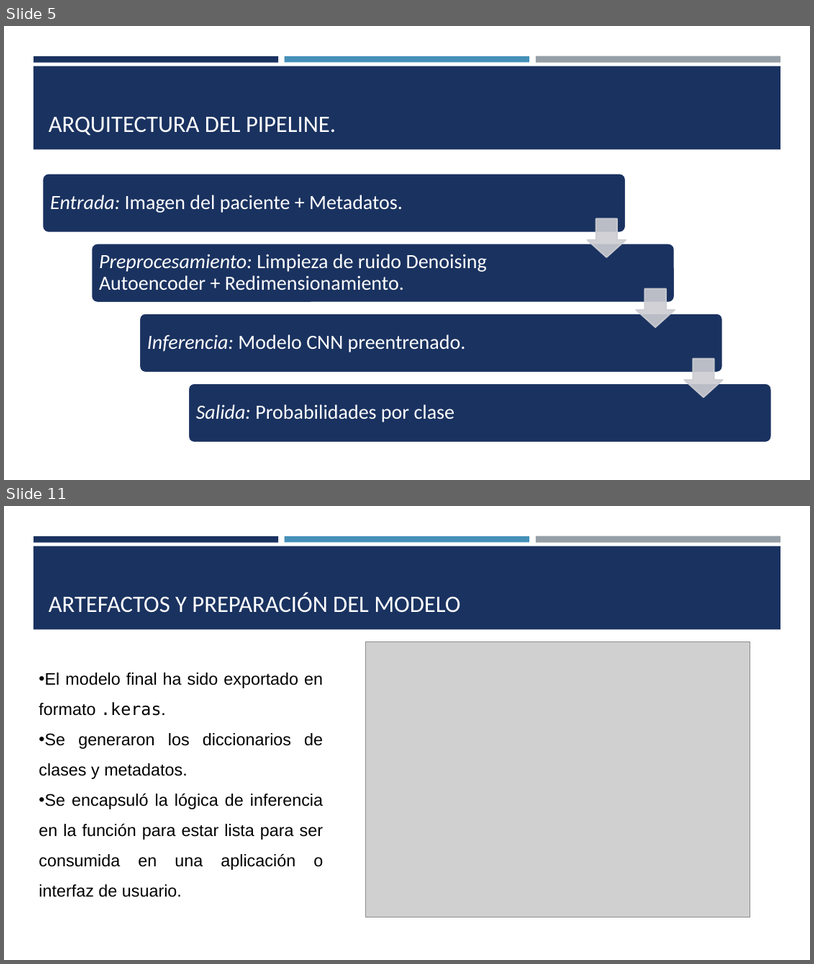
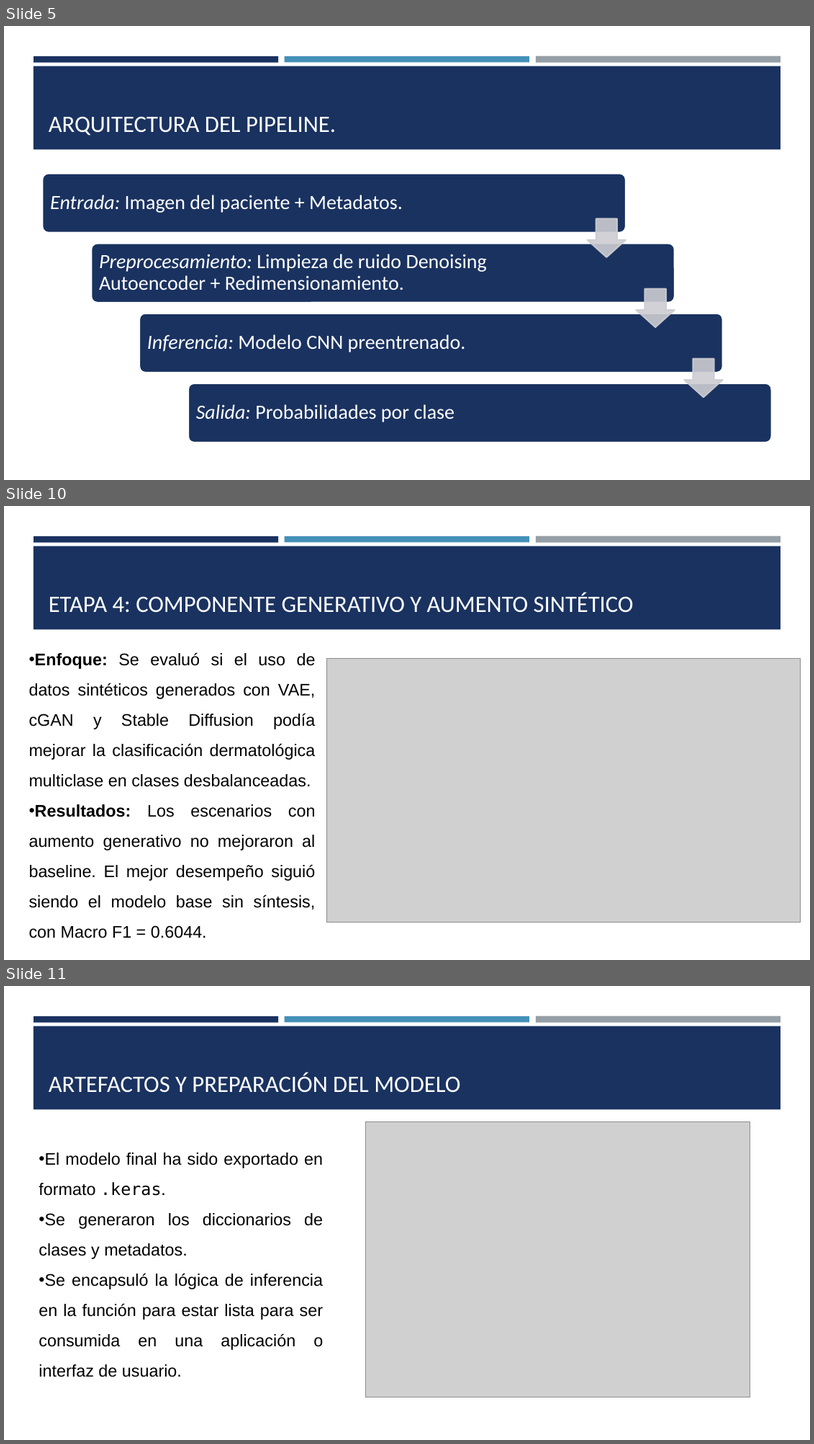
Before and after one commit to diegoaraniva/skin-diseases-dl-project, a slide deck: Presentación Skin Diseases.pptx. Shown one above the other, each under a label of ours: slides 5 and 11 before the commit, slides 5, 10 and 11 after it; the slides between them are not shown. The pictures are 814x964 and 814x1444 pixels, drawn with LibreOffice and Linux fonts; fonts in the diff are those of the drawing; grey boxes stand for pictures. Boxes give left, top, right and bottom in pixels: in the first picture for what was removed or moved away, otherwise in the second. Text is boxed around its words. In the diff, an @@ line names an element or a change of style, - is before the commit and + after.

```diff
--- a/Presentación Skin Diseases.pptx
+++ b/Presentación Skin Diseases.pptx
@@ slide 10 added at [4,506,810,960], background #FFFFFF; not listed: 4 template elements that a slide beside it also shows @@
@@ title added at [49,592,634,613], 28 pt, text #FFFFFF @@
+ETAPA 4: COMPONENTE GENERATIVO Y AUMENTO SINTÉTICO
@@ text added at [29,652,316,938], 20 pt, text #000000 @@
+• Enfoque: Se evaluó si el uso de datos sintéticos generados con VAE, cGAN y Stable Diffusion podía mejorar la clasificación dermatológica multiclase en clases desbalanceadas.
+• Resultados: Los escenarios con aumento generativo no mejoraron al baseline. El mejor desempeño siguió siendo el modelo base sin síntesis, con Macro F1 = 0.6044.
@@ picture added at [327,659,801,921] @@
```
Also in this commit, not shown: 6 slides changed, 1 slide removed, 2 other files.
